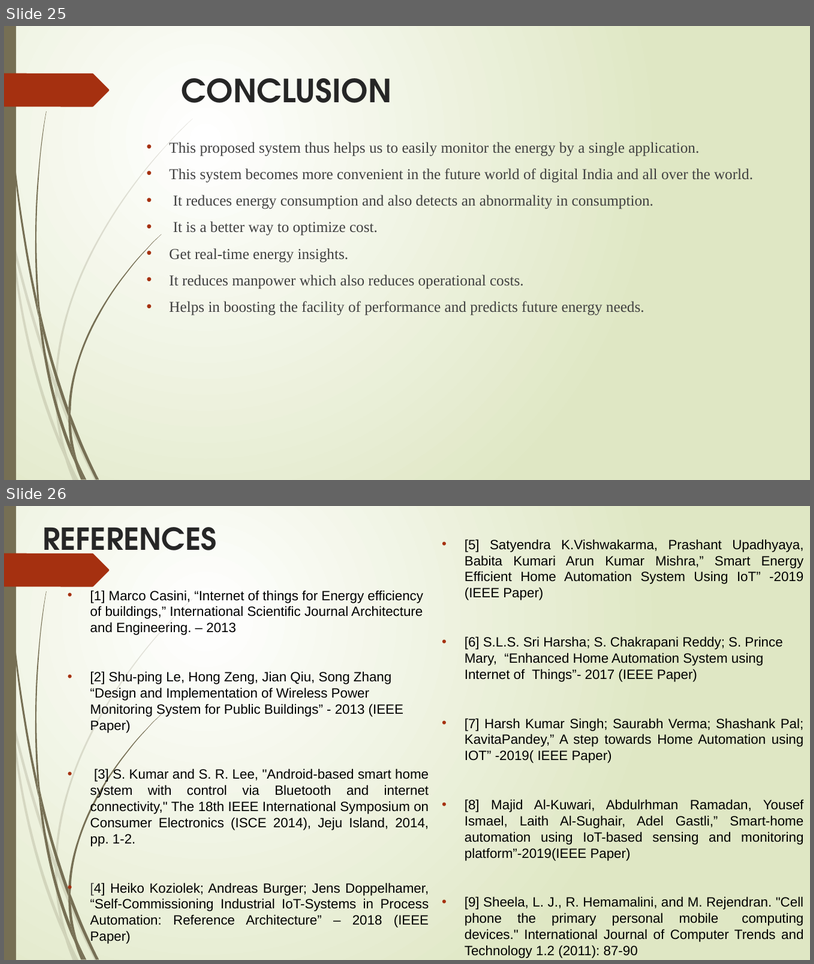
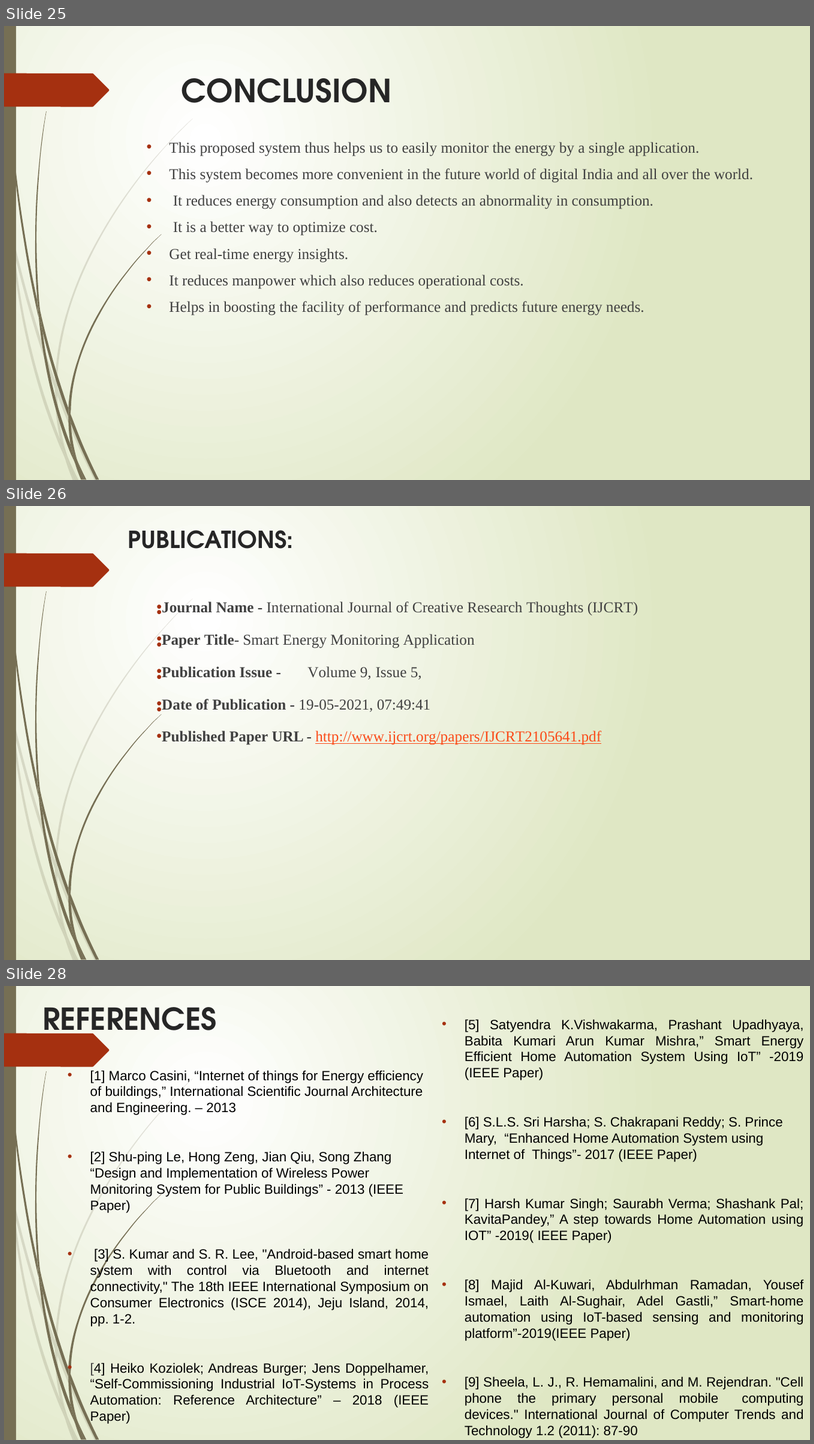
Before and after one commit to preethisheks4m/Batch-1-Smart-Energy-Monitor-App, a slide deck: Documents/B1 ppt.pptx. Shown one above the other, each under a label of ours: slides 25 and 26 before the commit, slides 25, 26 and 28 after it; the slides between them are not shown. The pictures are 814x964 and 814x1444 pixels, drawn with LibreOffice and Linux fonts; fonts in the diff are those of the drawing. Boxes give left, top, right and bottom in pixels: in the first picture for what was removed or moved away, otherwise in the second. Text is boxed around its words. In the diff, an @@ line names an element or a change of style, - is before the commit and + after.

```diff
--- a/Documents/B1 ppt.pptx
+++ b/Documents/B1 ppt.pptx
@@ slide 26 added at box(4, 506, 810, 960), background gradient #FFFFFF to #DFE8C4; not listed: 24 template elements that a slide beside it also shows @@
@@ title added at box(128, 530, 294, 549), 28 pt, text #262626, bold @@
+PUBLICATIONS:
@@ text added at box(162, 601, 638, 745), 18 pt, text #404040 @@
+• Journal Name - International Journal of Creative Research Thoughts (IJCRT)
+• Paper Title- Smart Energy Monitoring Application
+• Publication Issue - Volume 9, Issue 5,
+• Date of Publication - 19-05-2021, 07:49:41
+• Published Paper URL - http://www.ijcrt.org/papers/IJCRT2105641.pdf
@@ what was slide 26 is now slide 28 @@
```
Also in this commit, not shown: 3 slides changed, 1 other slide added.
